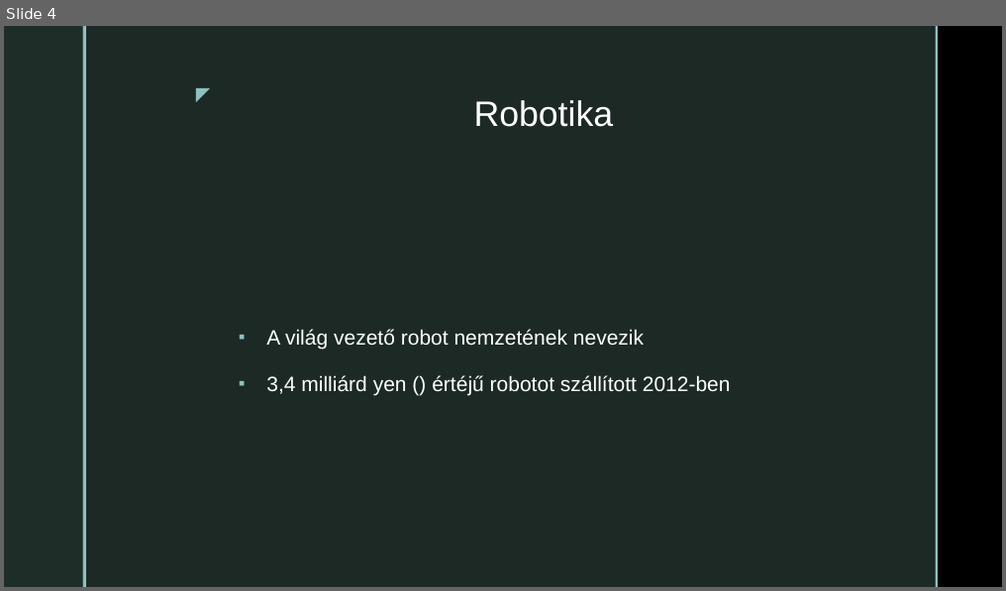
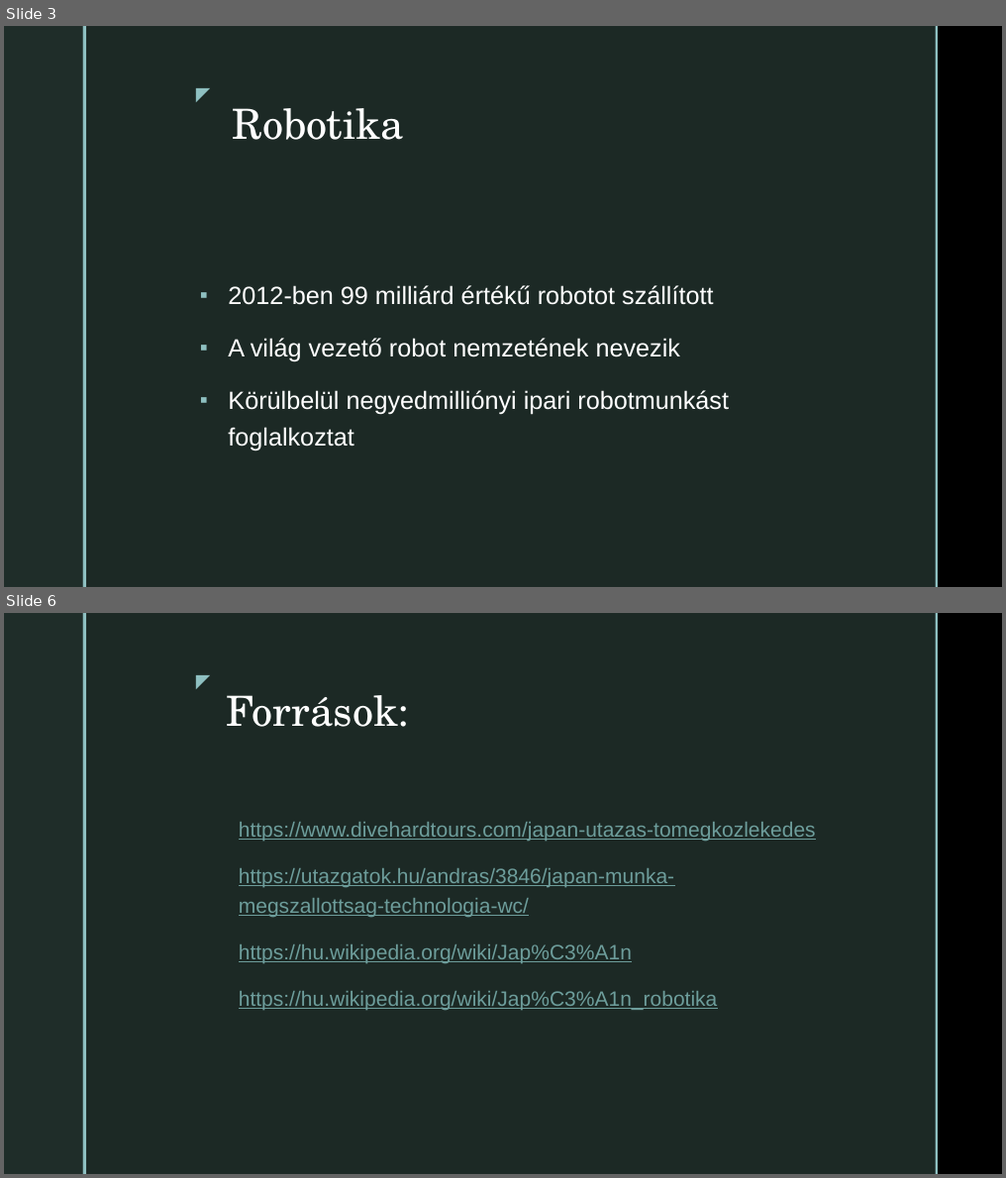
Before and after one commit to tsolya/ikt-ppt, a slide deck: Japán technológia.pptx. Shown one above the other, each under a label of ours: slide 4 before the commit, slides 3 and 6 after it; the slides between them are not shown. The pictures are 1006x591 and 1006x1178 pixels, drawn with LibreOffice and Linux fonts; fonts in the diff are those of the drawing; background and template pictures are left out. Boxes give left, top, right and bottom in pixels: in the first picture for what was removed or moved away, otherwise in the second. Text is boxed around its words. In the diff, an @@ line names an element or a change of style, - is before the commit and + after.

```diff
--- a/Japán technológia.pptx
+++ b/Japán technológia.pptx
@@ slide 6 added at box(4, 613, 1002, 1174), background picture (left out); not listed: 5 template elements that a slide beside it also shows @@
@@ text added at box(226, 695, 409, 727), 40 pt, text #FFFFFF @@
+Források:
@@ text added at box(239, 822, 816, 1010), 20 pt, text #6D9D9B, underline @@
+https://www.divehardtours.com/japan-utazas-tomegkozlekedes
+https://utazgatok.hu/andras/3846/japan-munka-megszallottsag-technologia-wc/
+https://hu.wikipedia.org/wiki/Jap%C3%A1n
+https://hu.wikipedia.org/wiki/Jap%C3%A1n_robotika
@@ what was slide 4 is now slide 3 @@
@@ slide 3 changed as well @@
@@ title "Robotika": place and size @@
-title "Robotika" at box(474, 100, 614, 127)
+title "Robotika" at box(232, 108, 403, 140)
@@ title "Robotika" at box(232, 108, 403, 140): size 34 to 40 pt, font Arial to TeX Gyre Schola @@
@@ text "2012-ben 99 milliárd értékű robotot ...": place and size @@
-text "2012-ben 99 milliárd értékű robotot ..." at box(266, 329, 731, 395)
+text "2012-ben 99 milliárd értékű robotot ..." at box(228, 285, 729, 451)
@@ text at box(228, 285, 713, 305): paragraph added @@
+▪ 2012-ben 99 milliárd értékű robotot szállított
@@ text at box(228, 338, 680, 363): size 20 to 24 pt in "A világ vezető robot nemzetének nevezik" @@
@@ text at box(228, 390, 729, 451): text changed; size 20 to 24 pt @@
-▪ 3,4 milliárd yen () értéjű robotot szállított 2012-ben
+▪ Körülbelül negyedmilliónyi ipari robotmunkást foglalkoztat
```
Also in this commit, not shown: 2 other slides changed, 3 other slides added, 2 slides removed.
